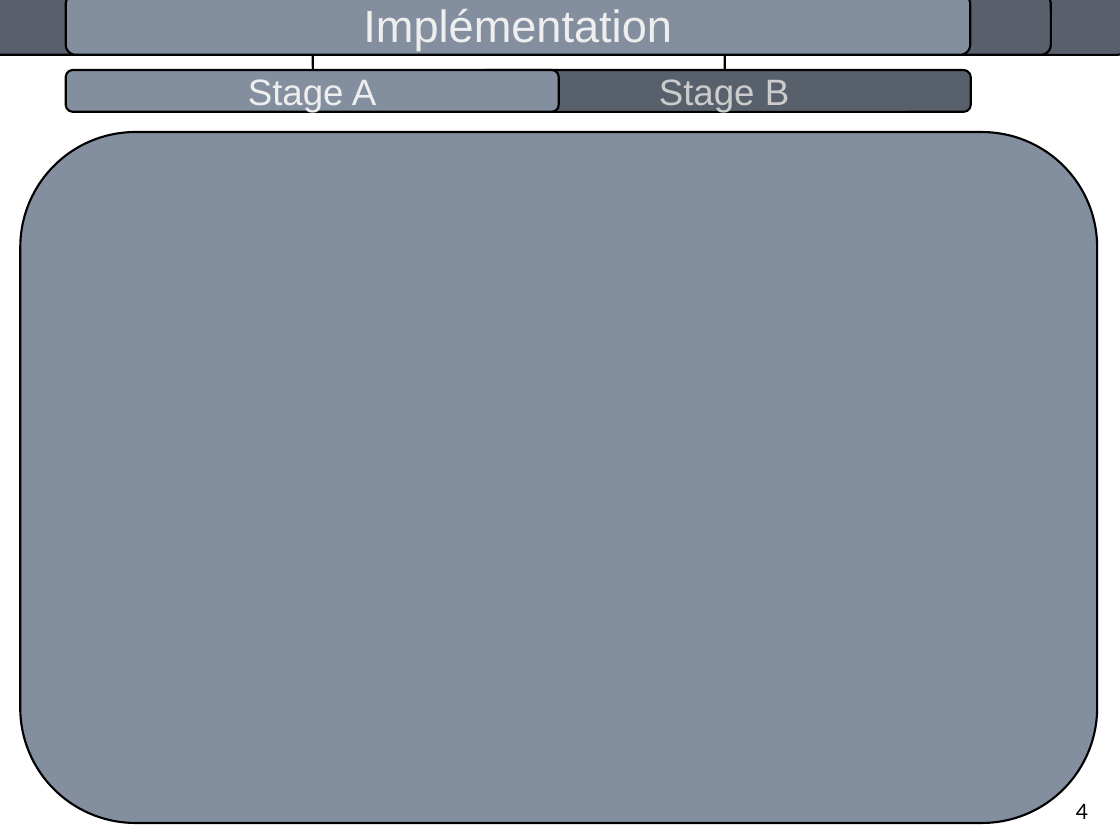
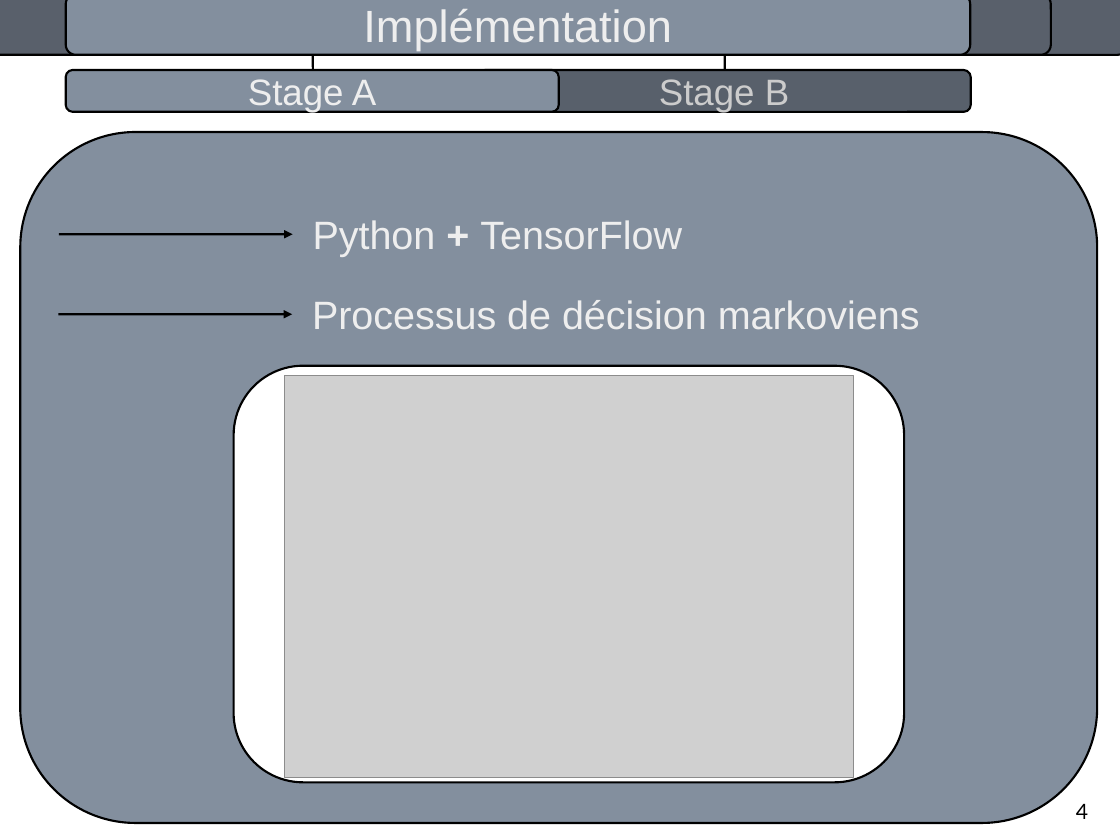
Before and after one commit to pierrealbiges/ActiveVision, a slide deck: slide 6 of LabBooks/Pres_orale.odp. Drawn at 1120x840 pixels with LibreOffice and Linux fonts; fonts in the diff are those of the drawing; grey boxes stand for pictures. Boxes give left, top, right and bottom in pixels: in the first picture for what was removed or moved away, otherwise in the second. Text is boxed around its words. In the diff, an @@ line names an element or a change of style, - is before the commit and + after.

```diff
--- a/LabBooks/Pres_orale.odp
+++ b/LabBooks/Pres_orale.odp
@@ arrow added from (59, 235) to (293, 235), #000000 1.5 pt @@
@@ text added at bbox=[313, 220, 682, 257], 28 pt, text #EEEEEE @@
+Python + TensorFlow
@@ arrow added from (58, 314) to (292, 314), #000000 1.5 pt @@
@@ text added at bbox=[312, 300, 920, 329], 28 pt, text #EEEEEE @@
+Processus de décision markoviens
@@ rounded rectangle added at bbox=[234, 366, 905, 783], fill #FFFFFF, outline #000000 1.5 pt @@
@@ picture added at bbox=[285, 376, 854, 779] @@
```
Also in this commit, not shown: 4 other slides changed, 2 slides added, 1 other file.
